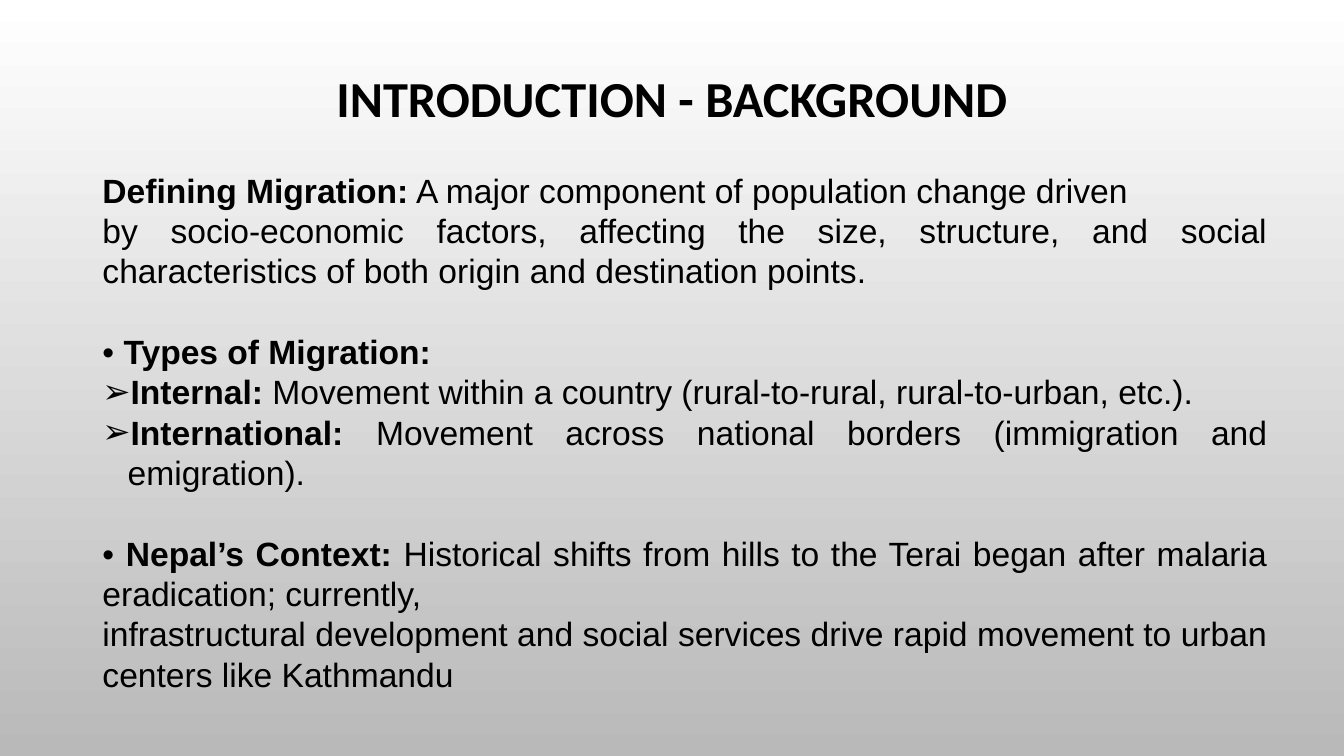
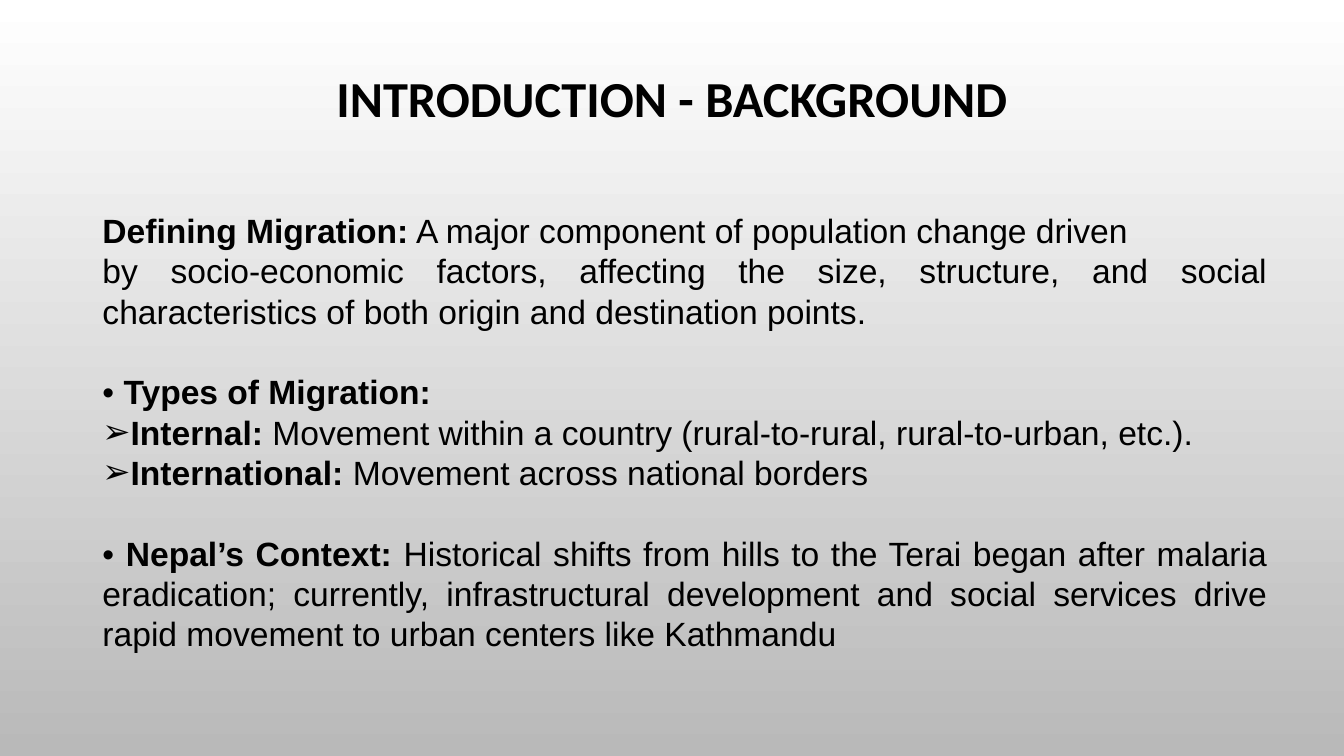
Before and after one commit to suwalcrystal/ward1, a slide deck: slide 2 of migration/Immigration.pptx. Drawn at 1344x756 pixels with LibreOffice and Linux fonts; fonts in the diff are those of the drawing; background and template pictures are left out. Boxes give left, top, right and bottom in pixels: in the first picture for what was removed or moved away, otherwise in the second. Text is boxed around its words. In the diff, an @@ line names an element or a change of style, - is before the commit and + after.

Commit message:
migration ppt

```diff
--- a/migration/Immigration.pptx
+++ b/migration/Immigration.pptx
@@ text "Defining Migration: A major component ...": place and size @@
-text "Defining Migration: A major component ..." at (102, 178, 1267, 688)
+text "Defining Migration: A major component ..." at (102, 218, 1267, 653)
@@ text at (102, 460, 1267, 653): text changed @@
-➢ International: Movement across national borders (immigration and emigration).
-• Nepal’s Context: Historical shifts from hills to the Terai began after malaria eradication; currently,
-infrastructural development and social services drive rapid movement to urban centers like Kathmandu
+➢ International: Movement across national borders
+• Nepal’s Context: Historical shifts from hills to the Terai began after malaria eradication; currently, infrastructural development and social services drive rapid movement to urban centers like Kathmandu
```
Also in this commit, not shown: 3 other slides changed, 3 slides added, 8 other files.
